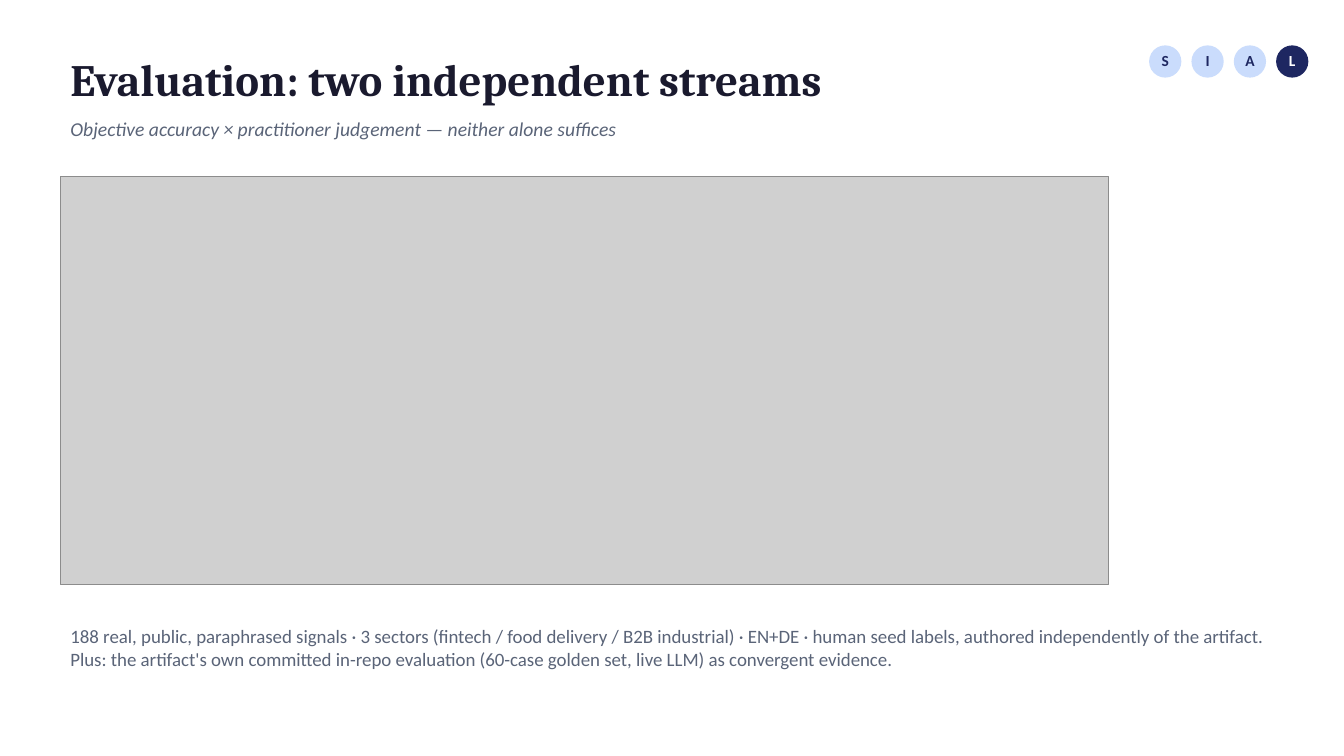
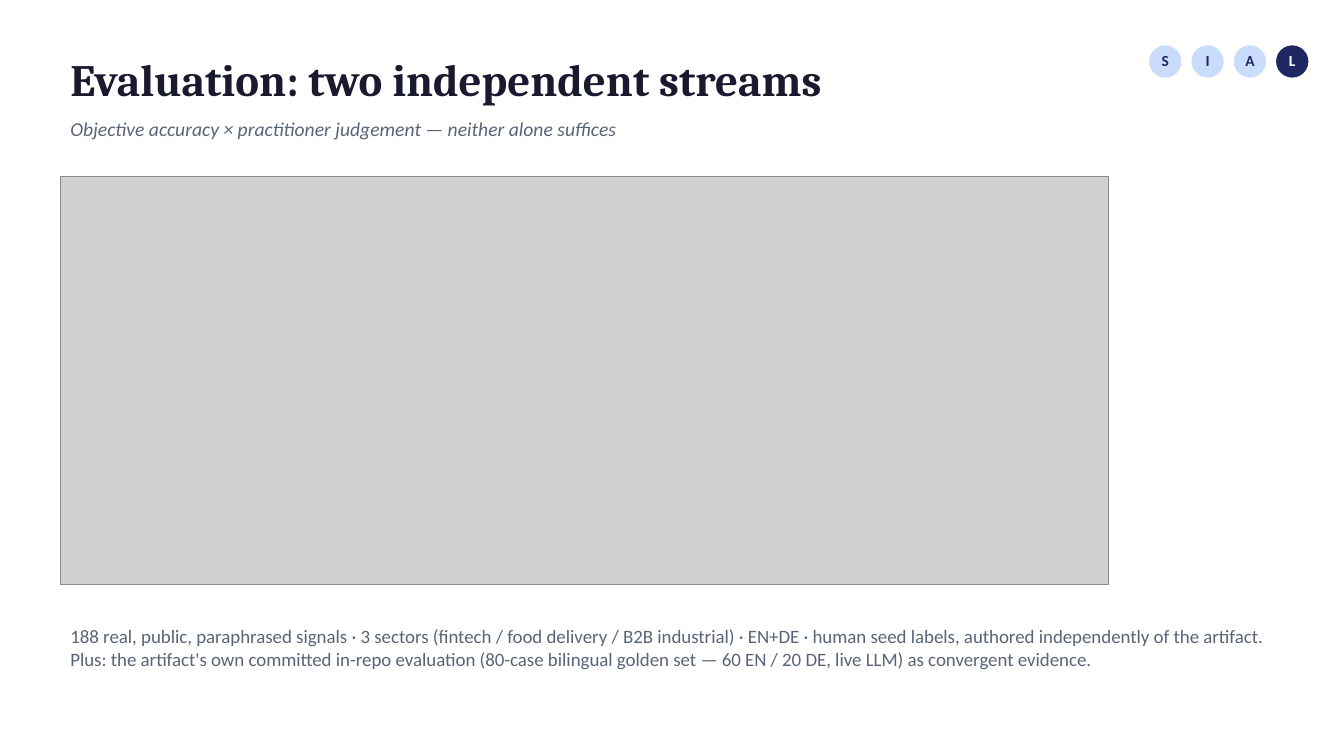
Before and after one commit to fogu13/CLARA, a slide deck: slide 7 of thesis/defense/defense_deck.pptx. Drawn at 1344x756 pixels with LibreOffice and Linux fonts; fonts in the diff are those of the drawing; grey boxes stand for pictures. Boxes give left, top, right and bottom in pixels: in the first picture for what was removed or moved away, otherwise in the second. Text is boxed around its words. In the diff, an @@ line names an element or a change of style, - is before the commit and + after.

```diff
--- a/thesis/defense/defense_deck.pptx
+++ b/thesis/defense/defense_deck.pptx
@@ text at box(70, 629, 1262, 669): text changed @@
-188 real, public, paraphrased signals · 3 sectors (fintech / food delivery / B2B industrial) · EN+DE · human seed labels, authored independently of the artifact. Plus: the artifact's own committed in-repo evaluation (60-case golden set, live LLM) as convergent evidence.
+188 real, public, paraphrased signals · 3 sectors (fintech / food delivery / B2B industrial) · EN+DE · human seed labels, authored independently of the artifact. Plus: the artifact's own committed in-repo evaluation (80-case bilingual golden set — 60 EN / 20 DE, live LLM) as convergent evidence.
```
Also in this commit, not shown: 5 other slides changed, 5 other files.
